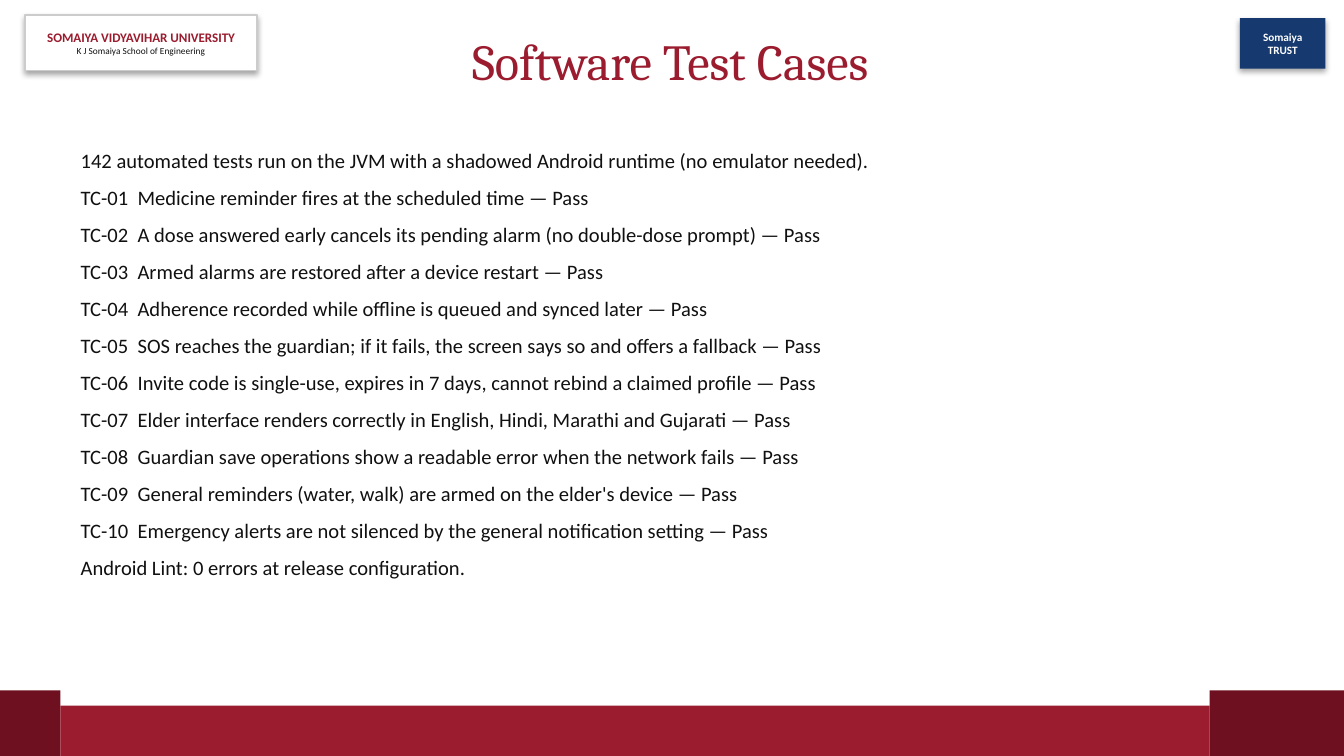
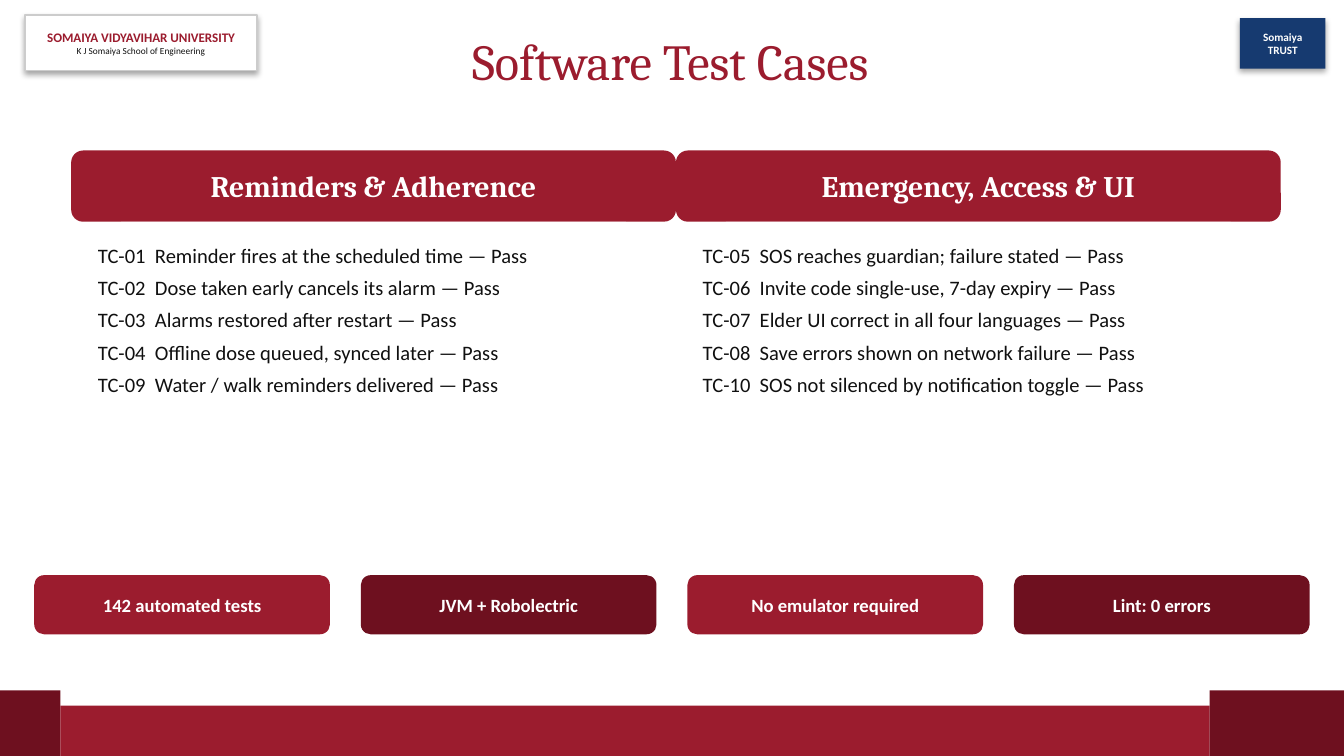
Before and after one commit to Suyash2205/Care-Companion-, a slide deck: slide 27 of ppt/CareCompanion-IE1.pptx. Drawn at 1344x756 pixels with LibreOffice and Linux fonts; fonts in the diff are those of the drawing. Boxes give left, top, right and bottom in pixels: in the first picture for what was removed or moved away, otherwise in the second. Text is boxed around its words. In the diff, an @@ line names an element or a change of style, - is before the commit and + after.

```diff
--- a/ppt/CareCompanion-IE1.pptx
+++ b/ppt/CareCompanion-IE1.pptx
@@ rounded rectangle added at box(71, 151, 676, 222), fill #9B1C2E, 16 pt, text #FFFFFF, bold @@
+Reminders & Adherence
@@ text removed at box(81, 153, 868, 579) @@
-142 automated tests run on the JVM with a shadowed Android runtime (no emulator needed).
-TC-01 Medicine reminder fires at the scheduled time — Pass
-TC-02 A dose answered early cancels its pending alarm (no double-dose prompt) — Pass
-TC-03 Armed alarms are restored after a device restart — Pass
-TC-04 Adherence recorded while offline is queued and synced later — Pass
-TC-05 SOS reaches the guardian; if it fails, the screen says so and offers a fallback — Pass
-TC-06 Invite code is single-use, expires in 7 days, cannot rebind a claimed profile — Pass
-TC-07 Elder interface renders correctly in English, Hindi, Marathi and Gujarati — Pass
-TC-08 Guardian save operations show a readable error when the network fails — Pass
-TC-09 General reminders (water, walk) are armed on the elder's device — Pass
-TC-10 Emergency alerts are not silenced by the general notification setting — Pass
-Android Lint: 0 errors at release configuration.
@@ rounded rectangle added at box(676, 151, 1281, 222), fill #9B1C2E, 16 pt, text #FFFFFF, bold @@
+Emergency, Access & UI
@@ rounded rectangle added at box(71, 222, 676, 551), fill #FFFFFF, 11 pt, text #101010 @@
+TC-01 Reminder fires at the scheduled time — Pass
+TC-02 Dose taken early cancels its alarm — Pass
+TC-03 Alarms restored after restart — Pass
+TC-04 Offline dose queued, synced later — Pass
+TC-09 Water / walk reminders delivered — Pass
@@ rounded rectangle added at box(676, 222, 1281, 551), fill #FFFFFF, 11 pt, text #101010 @@
+TC-05 SOS reaches guardian; failure stated — Pass
+TC-06 Invite code single-use, 7-day expiry — Pass
+TC-07 Elder UI correct in all four languages — Pass
+TC-08 Save errors shown on network failure — Pass
+TC-10 SOS not silenced by notification toggle — Pass
@@ rounded rectangle added at box(34, 575, 329, 634), fill #9B1C2E, 10 pt, text #FFFFFF, bold @@
+142 automated tests
@@ rounded rectangle added at box(362, 575, 657, 634), fill #6E101F, 10 pt, text #FFFFFF, bold @@
+JVM + Robolectric
@@ rounded rectangle added at box(688, 575, 984, 634), fill #9B1C2E, 10 pt, text #FFFFFF, bold @@
+No emulator required
@@ rounded rectangle added at box(1013, 575, 1309, 634), fill #6E101F, 10 pt, text #FFFFFF, bold @@
+Lint: 0 errors
```
Also in this commit, not shown: 6 other slides changed, 2 other files.
